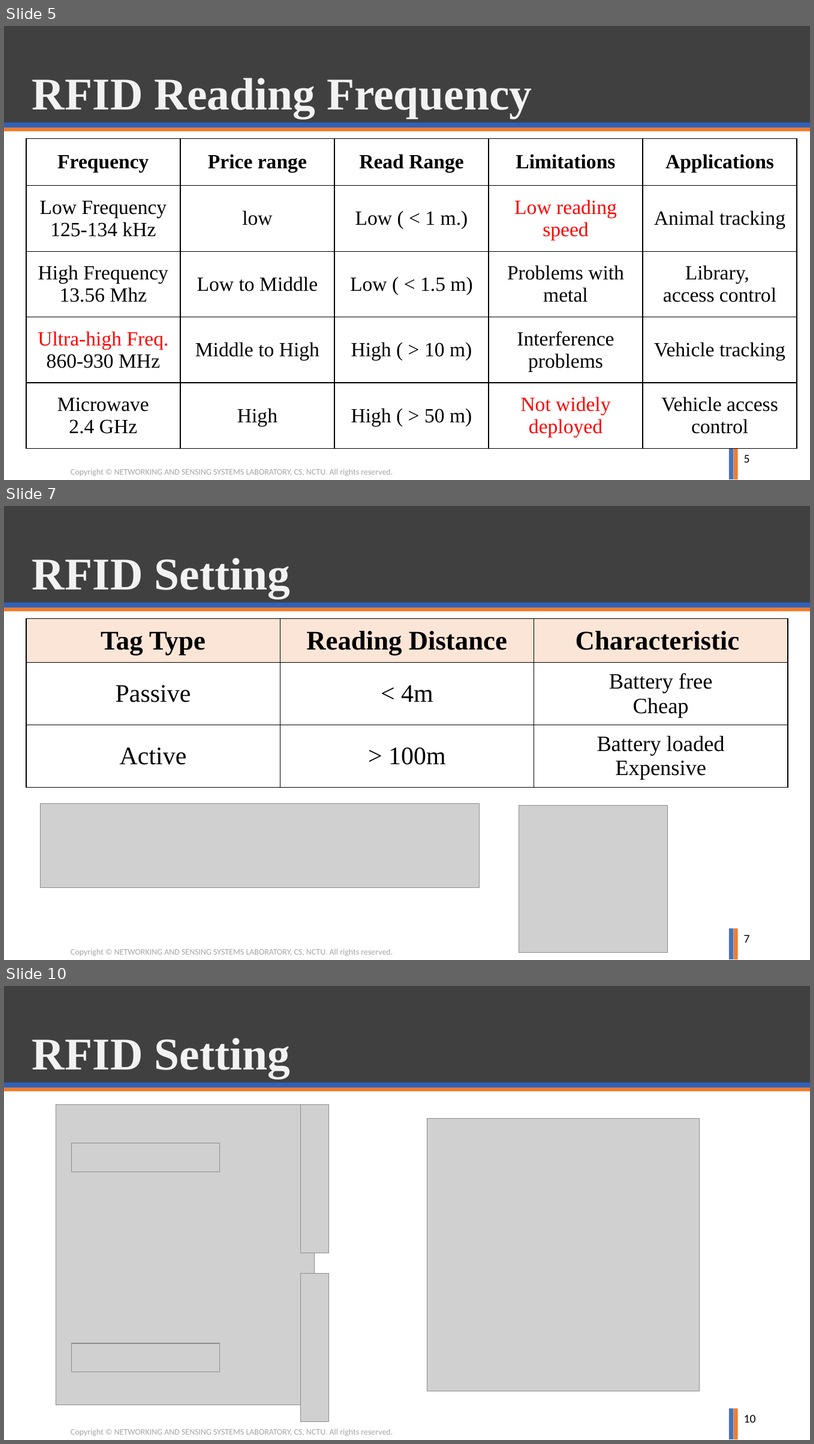
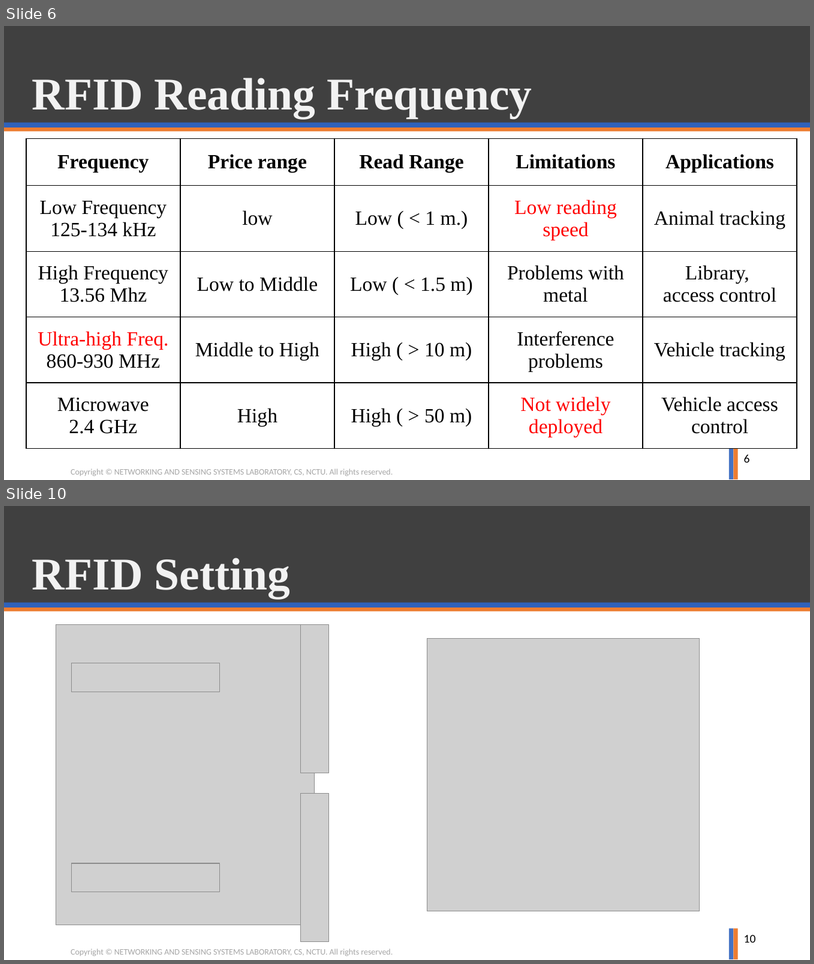
Before and after one commit to ghostkingwilly/RFID_Project, a slide deck: Proposal/RFID_Prorosal.pptx. Shown one above the other, each under a label of ours: slides 5, 7 and 10 before the commit, slides 6 and 10 after it; the slides between them are not shown. The pictures are 814x1444 and 814x964 pixels, drawn with LibreOffice and Linux fonts; fonts in the diff are those of the drawing; grey boxes stand for pictures; background and template pictures are left out. Boxes give left, top, right and bottom in pixels: in the first picture for what was removed or moved away, otherwise in the second. Text is boxed around its words. In the diff, an @@ line names an element or a change of style, - is before the commit and + after.

```diff
--- a/Proposal/RFID_Prorosal.pptx
+++ b/Proposal/RFID_Prorosal.pptx
@@ slide 7 removed at box(4, 506, 810, 960), background #FFFFFF; not listed: 6 template elements that a slide beside it also shows @@
@@ title removed at box(32, 558, 290, 598) @@
-RFID Setting
@@ table removed at box(26, 619, 789, 787), 3 rows, 3 columns @@
-Tag Type | Reading Distance | Characteristic
-Passive | < 4m | Battery free / Cheap
-Active | > 100m | Battery loaded / Expensive
@@ picture removed at box(40, 803, 479, 887) @@
@@ picture removed at box(519, 805, 668, 952) @@
@@ page number removed at box(744, 934, 750, 942) @@
-7
@@ what was slide 5 is now slide 6 @@
@@ page number at box(744, 454, 750, 462): text changed @@
-5
+6
```
Also in this commit, not shown: 3 slides changed, 7 slides added, 34 other slides removed.
